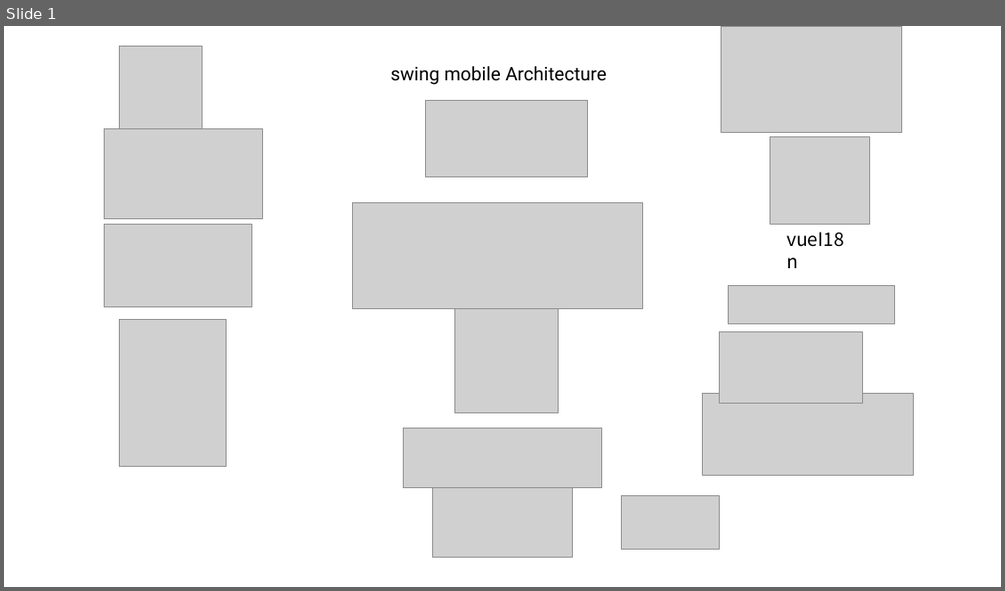
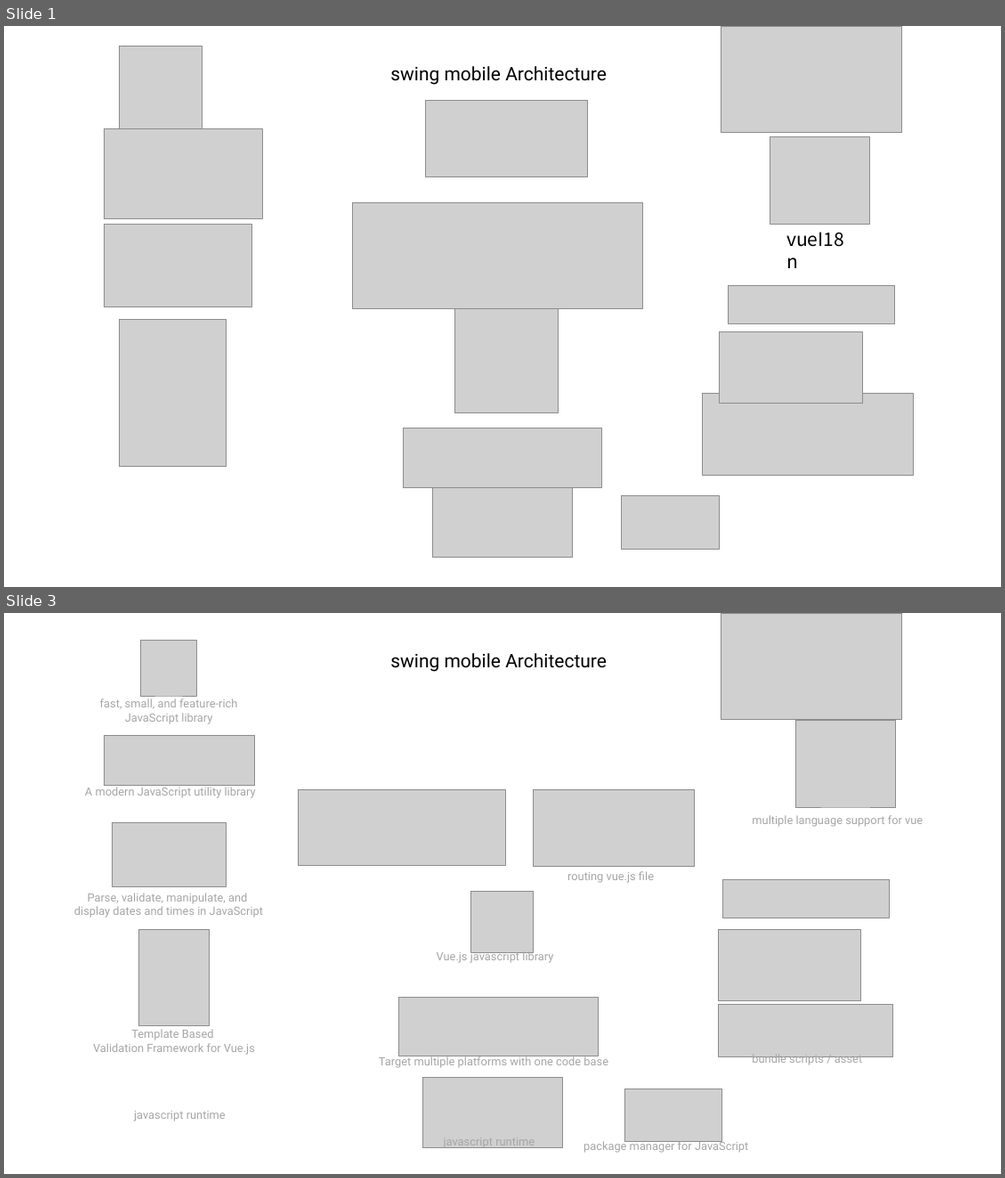
Before and after one commit to sekterra/swingmobile, a slide deck: _doc/swing_mobile_architecture.pptx. Shown one above the other, each under a label of ours: slide 1 before the commit, slides 1 and 3 after it; the slides between them are not shown. The pictures are 1005x591 and 1005x1178 pixels, drawn with LibreOffice and Linux fonts; fonts in the diff are those of the drawing; grey boxes stand for pictures. Boxes give left, top, right and bottom in pixels: in the first picture for what was removed or moved away, otherwise in the second. Text is boxed around its words. In the diff, an @@ line names an element or a change of style, - is before the commit and + after.

```diff
--- a/_doc/swing_mobile_architecture.pptx
+++ b/_doc/swing_mobile_architecture.pptx
@@ slide 3 added at box(4, 613, 1001, 1174), background #FFFFFF @@
@@ picture added at box(720, 613, 901, 719) @@
@@ picture added at box(141, 640, 197, 696) @@
@@ text added at box(390, 653, 607, 672), 18 pt, text #000000 @@
+swing mobile Architecture
@@ text added at box(100, 698, 237, 724), 11 pt, text #A6A6A6 @@
+fast, small, and feature-rich
+JavaScript library
@@ picture added at box(105, 736, 254, 786) @@
@@ picture added at box(796, 720, 896, 807) @@
@@ text added at box(85, 787, 256, 798), 11 pt, text #A6A6A6 @@
+A modern JavaScript utility library
@@ picture added at box(299, 790, 506, 866) @@
@@ picture added at box(534, 790, 695, 867) @@
@@ picture added at box(113, 823, 226, 887) @@
@@ text added at box(752, 815, 922, 827), 11 pt, text #A6A6A6 @@
+multiple language support for vue
@@ text added at box(567, 871, 654, 883), 11 pt, text #A6A6A6 @@
+routing vue.js file
@@ picture added at box(722, 879, 890, 917) @@
@@ text added at box(74, 892, 263, 917), 11 pt, text #A6A6A6 @@
+Parse, validate, manipulate, and
+display dates and times in JavaScript
@@ picture added at box(471, 891, 534, 952) @@
@@ picture added at box(139, 930, 210, 1027) @@
@@ picture added at box(718, 930, 861, 1000) @@
@@ text added at box(437, 949, 553, 963), 11 pt, text #A6A6A6 @@
+Vue.js javascript library
@@ picture added at box(399, 997, 598, 1055) @@
@@ picture added at box(719, 1004, 892, 1056) @@
@@ text added at box(93, 1030, 255, 1054), 11 pt, text #A6A6A6 @@
+Template Based
+Validation Framework for Vue.js
@@ text added at box(379, 1054, 608, 1068), 11 pt, text #A6A6A6 @@
+Target multiple platforms with one code base
@@ text added at box(752, 1054, 862, 1066), 11 pt, text #A6A6A6 @@
+bundle scripts / asset
@@ picture added at box(423, 1078, 563, 1147) @@
@@ picture added at box(624, 1088, 722, 1142) @@
@@ text added at box(134, 1111, 226, 1121), 11 pt, text #A6A6A6 @@
+javascript runtime
@@ text added at box(444, 1137, 534, 1150), 11 pt, text #A6A6A6 @@
+javascript runtime
@@ text added at box(583, 1139, 748, 1152), 11 pt, text #A6A6A6 @@
+package manager for JavaScript
```
Also in this commit, not shown: 1 other slide added, 1 slide removed, 12 other files.
